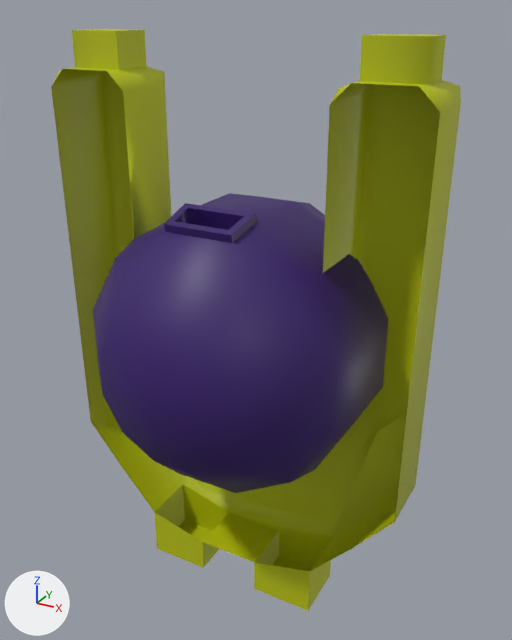
A saved change to the FBX model Assets/Models/mesh_player.fbx.
The view is the same before and after, from a 50 mm camera at (0.264, -0.467, 0.235) aimed at (0.007, 0.001, 0.002). The lights are fixed; the arrows at lower left show +X, +Y and +Z. Where no turn or scale is listed for an object, it has been applied to the vertices. Vertices at the same position are counted once.

Before the edit, the objects in view are built like this:
```python
me_sphere_001 = bpy.data.meshes.new('Sphere.001')
me_sphere_001.from_pydata(...)  # 224 vertices, 231 faces; spans x -0.151..0.151, y -0.132..0.114, z -0.242..0.22
# faces by material slot: [123, 108]
me_sphere_001.materials.append(mat_material_001)  # yellow #bac200
me_sphere_001.materials.append(mat_material_002)  # dark purple #36186a
ob_sphere_001 = bpy.data.objects.new('Sphere.001', me_sphere_001)
ob_sphere_001.location = (0.0, 0.0, 0.0)
```
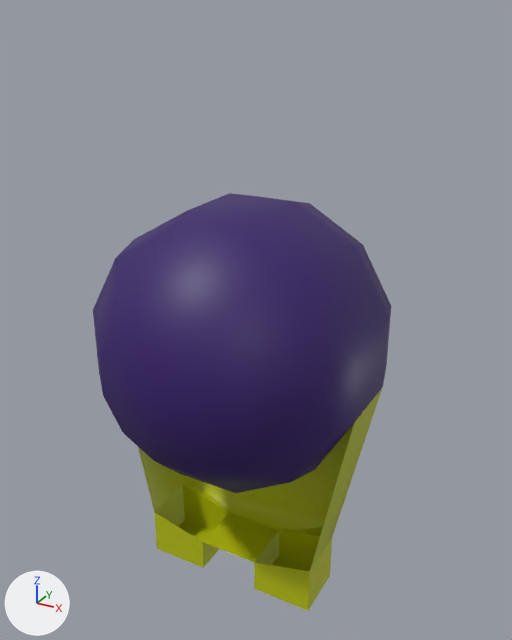
Where the newer file only moved an object's origin or applied its transform, the numbers keep the older frame.

Changed parts and their boxes (x1, y1, x2, y2) in the pictures (512 x 640 px):
'Sphere.001', reshaped (27% narrower, 28% shorter): before (51, 29, 461, 611); after (93, 193, 391, 611)
part 1 of me_sphere_001, cut back: before (51, 29, 461, 571); after (138, 202, 391, 570)

The change in detail:
me_sphere_001 is used by ob_sphere_001; location (0.0, 0.0, 0.0).
me_sphere_001 had 224 vertices, 231 faces and spanned x -0.151..0.151, y -0.132..0.114, z -0.242..0.22.
me_sphere_001 now has 143 vertices, 154 faces and spans x -0.111..0.111, y -0.132..0.114, z -0.242..0.098.
Part 1, on me_sphere_001:
82 vertices are removed from x -0.151..0.151, y -0.072..0.023, z -0.159..0.22.
90 faces are deleted.
1 vertex is added at (0.111, -0.039, -0.043).
5 new faces join them, mat_material_001 (yellow #bac200).
8 new faces join them, mat_material_002 (dark purple #36186a).
